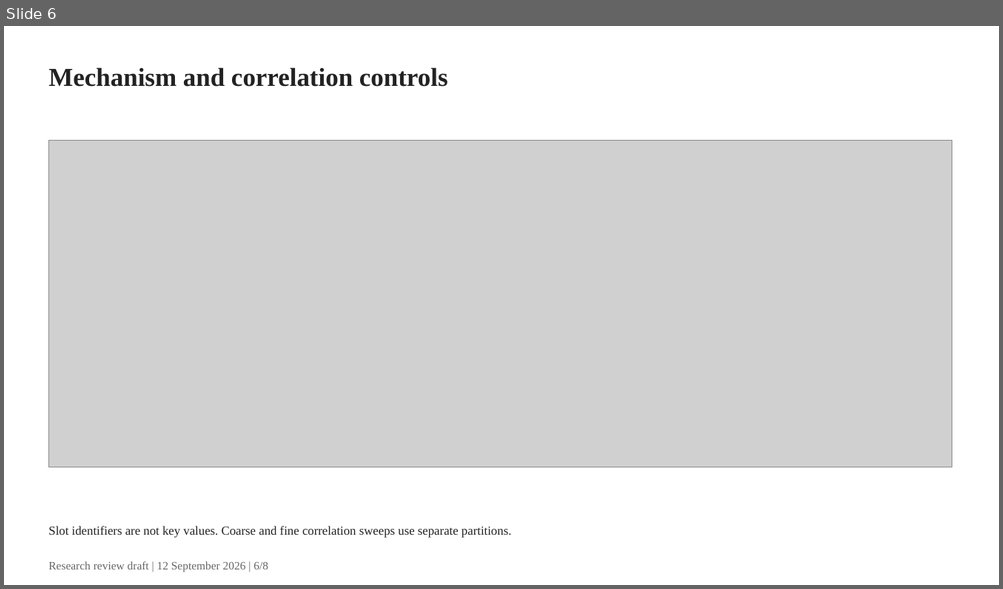
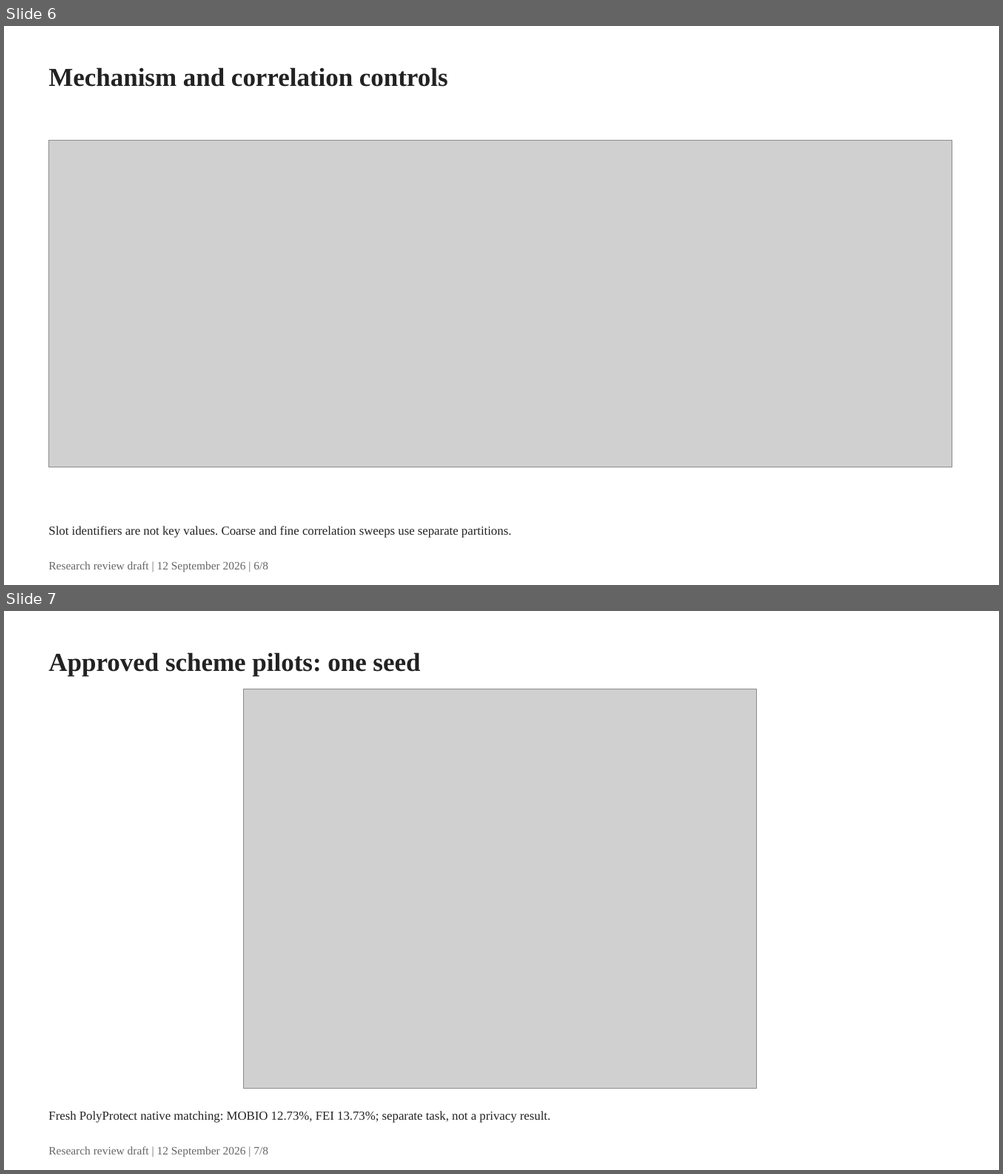
Before and after one commit to gigioneggiando/biometric-template-leakage, a slide deck: reports/slides/research_review.pptx. Shown one above the other, each under a label of ours: slide 6 before the commit, slides 6 and 7 after it. The pictures are 1003x589 and 1003x1174 pixels, drawn with LibreOffice and Linux fonts; fonts in the diff are those of the drawing; grey boxes stand for pictures. Boxes give left, top, right and bottom in pixels: in the first picture for what was removed or moved away, otherwise in the second. Text is boxed around its words. In the diff, an @@ line names an element or a change of style, - is before the commit and + after.

Commit message:
Report approved scheme pilots and refresh research evidence package

```diff
--- a/reports/slides/research_review.pptx
+++ b/reports/slides/research_review.pptx
@@ slide 7 added at box(4, 611, 999, 1170), background #FFFFFF @@
@@ text added at box(48, 652, 420, 677), 25 pt, text #222222, bold @@
+Approved scheme pilots: one seed
@@ picture added at box(244, 689, 757, 1088) @@
@@ text added at box(48, 1111, 550, 1123), 12 pt, text #222222 @@
+Fresh PolyProtect native matching: MOBIO 12.73%, FEI 13.73%; separate task, not a privacy result.
@@ text added at box(48, 1147, 268, 1158), 11 pt, text #666666 @@
+Research review draft | 12 September 2026 | 7/8
```
Also in this commit, not shown: 4 slides changed, 1 slide removed, 45 other files.
